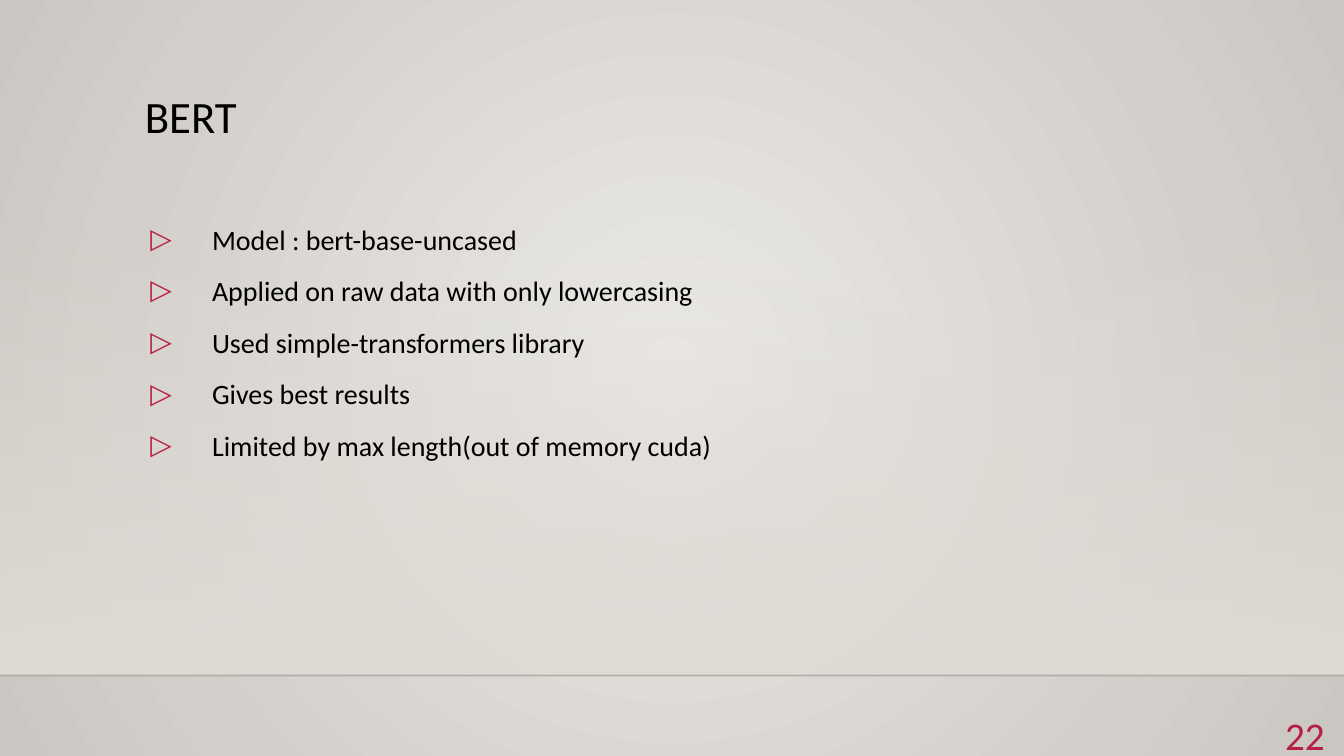
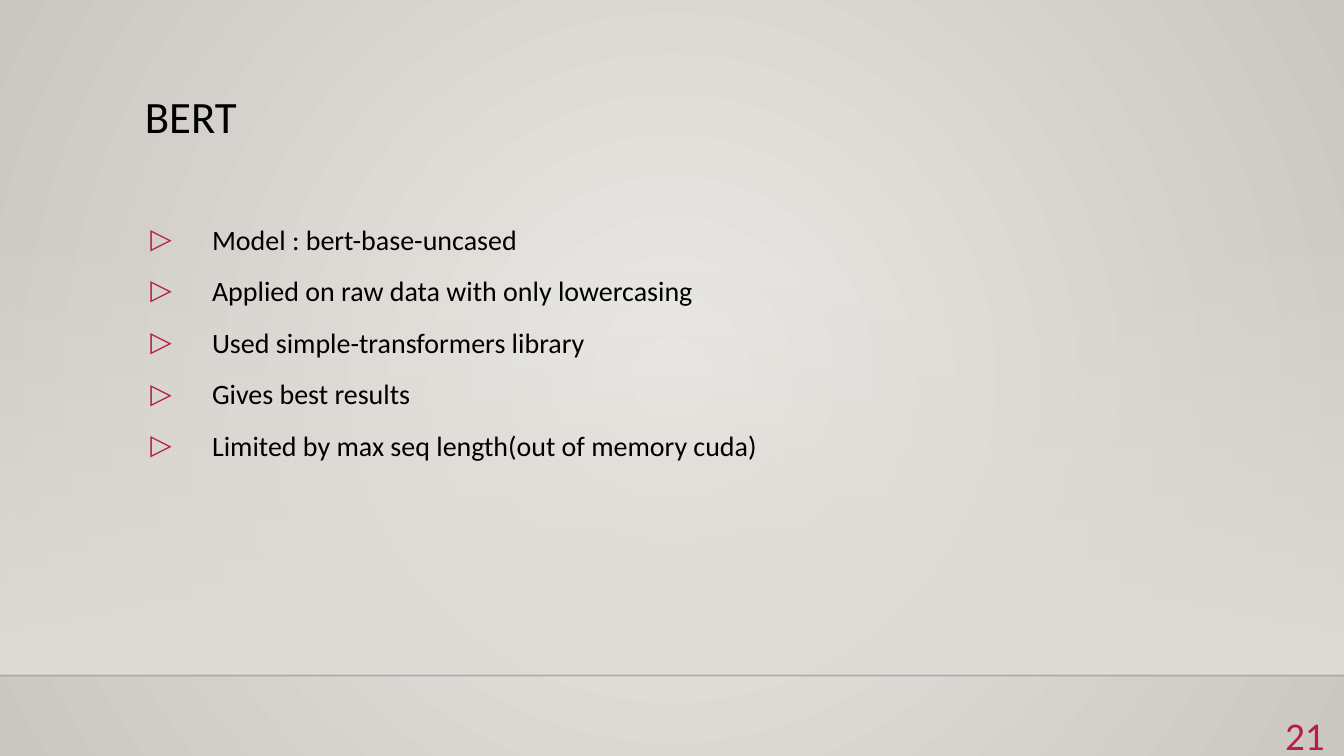
Before and after one commit to BKmarian/Reddit-Stress-Analisys, a slide deck: slide 21 of bionlp.pptx (slide 22 before the commit). Drawn at 1344x756 pixels with LibreOffice and Linux fonts; fonts in the diff are those of the drawing; background and template pictures are left out. Boxes give left, top, right and bottom in pixels: in the first picture for what was removed or moved away, otherwise in the second. Text is boxed around its words. In the diff, an @@ line names an element or a change of style, - is before the commit and + after.

```diff
--- a/bionlp.pptx
+++ b/bionlp.pptx
@@ text at [212, 435, 756, 461]: text changed @@
-▷ Limited by max length(out of memory cuda)
+▷ Limited by max seq length(out of memory cuda)
@@ page number at [1285, 724, 1325, 750]: text changed @@
-22
+21
```
Also in this commit, not shown: 3 other slides changed, 1 slide removed.
